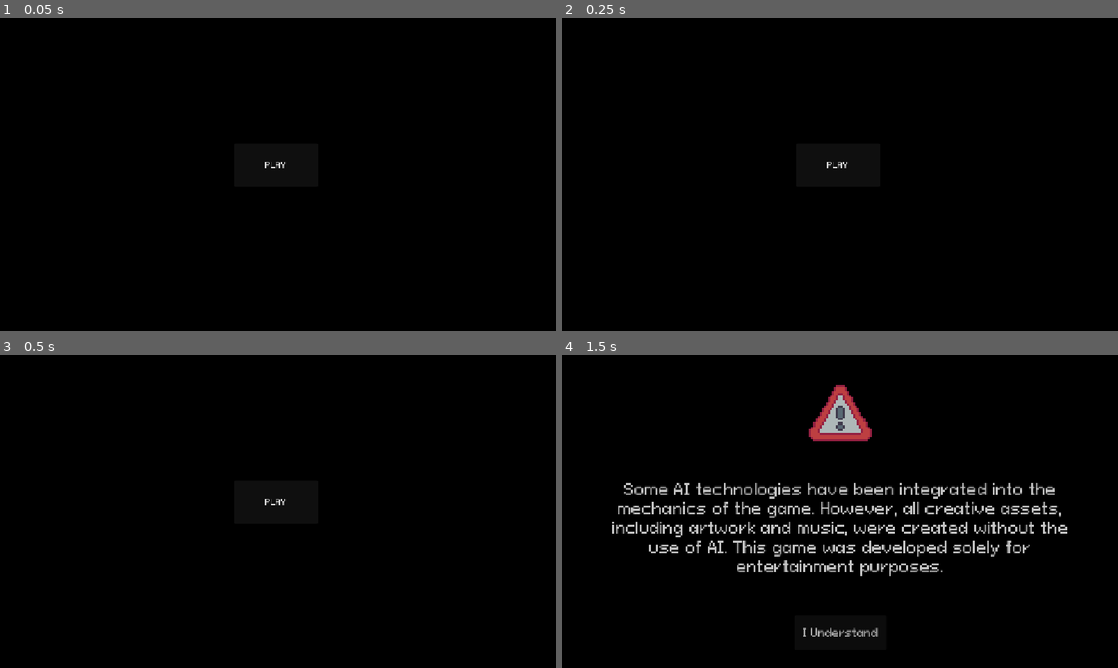
Above: before the commit, frames 1-4 (two rows, left to right).
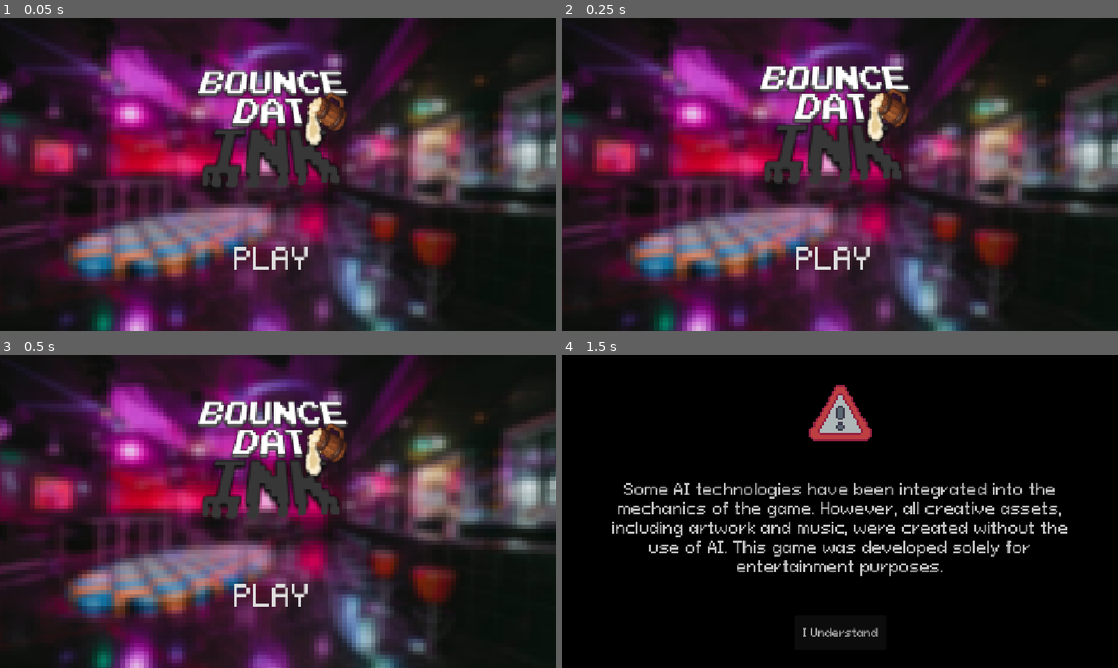
Above: after the commit, the same moments.

Repository: jyatch/bouncer-game
Game: Godot game, scene res://Scenes/Menu.tscn
The game is run twice, just before and just after one commit, with the same random seed, the same clock (stepped at 60 frames per second) and the same inputs.
Inputs:
- Up to frame 1 (0.05 s): no input
- Up to frame 2 (0.25 s): no input
- Up to frame 3 (0.5 s): no input
- Up to frame 4 (1.5 s): click "PLAY" at 0.5 s; click "I Understand" at 1.25 s

The runs differ from the first frame. In frame 1, 80% of the frame differs, in the area x 0-100%, y 0-100%; in frame 2, 80%; in frame 3, 80%; in frame 4, nothing differs.

Commit message:
Menu Screen made

Diff:
--- a/Scenes/HowToPlay.tscn
+++ b/Scenes/HowToPlay.tscn
@@ -1,7 +1,6 @@
 [gd_scene format=3 uid="uid://c7iau3nky63kh"]
 
 [ext_resource type="Script" uid="uid://dtpdxblatirtv" path="res://Scripts/how_to_play.gd" id="1_wbcyv"]
-[ext_resource type="PackedScene" uid="uid://co7sa2h6u5raj" path="res://Scenes/Main.tscn" id="2_0mtfm"]
 [ext_resource type="FontFile" uid="uid://blxtr3o4uc1kv" path="res://fonts/PixeloidSans-lxa3y.ttf" id="3_gmf7q"]
 
 [sub_resource type="CanvasTexture" id="CanvasTexture_yi6e2"]
@@ -16,7 +15,6 @@
 grow_horizontal = 2
 grow_vertical = 2
 script = ExtResource("1_wbcyv")
-game_scene = ExtResource("2_0mtfm")
 start_button = NodePath("StartButton")
 name_input = NodePath("TextureRect/NameInput")
 
@@ -55,7 +53,7 @@
 
 You are trying to get into as many BARS as possible after a day long pre-game
 
-Prove yor're not toooo drunk by drawing what the bouncer asks!
+Prove you're not toooo drunk by drawing what the bouncer asks!
 
 Have fun!
 
@@ -78,6 +76,7 @@
 offset_bottom = -140.0
 grow_horizontal = 2
 grow_vertical = 0
+theme_override_fonts/font = ExtResource("3_gmf7q")
 
 [node name="StartButton" type="Button" parent="." unique_id=281878688]
 layout_mode = 1
--- a/Scenes/Menu.tscn
+++ b/Scenes/Menu.tscn
@@ -1,19 +1,40 @@
 [gd_scene format=3 uid="uid://b0e1fynjdl35t"]
 
 [ext_resource type="FontFile" uid="uid://bl4kr2y42iggr" path="res://fonts/PixeloidMono-nAOpP.ttf" id="1_3kf3n"]
+[ext_resource type="Texture2D" uid="uid://mdwh2kjef1tq" path="res://Images/istockphoto-1053940970-612x612 (1).png" id="1_ma218"]
 [ext_resource type="Script" uid="uid://bef5bavhngai5" path="res://Scripts/Menubutton.gd" id="2_6pedr"]
+[ext_resource type="Script" uid="uid://cukmrp07bo4di" path="res://Scenes/texture_rect_2.gd" id="2_s2c3o"]
+[ext_resource type="Texture2D" uid="uid://bb5stkuodlyib" path="res://Images/Logo (2).png" id="3_syfuq"]
 
 [sub_resource type="Theme" id="Theme_beu5a"]
 default_font = ExtResource("1_3kf3n")
+default_font_size = 60
 
 [node name="Menu" type="Node2D" unique_id=1651934711]
 
+[node name="TextureRect" type="TextureRect" parent="." unique_id=599789557]
+offset_left = -25.0
+offset_top = -17.0
+offset_right = 1173.1993
+offset_bottom = 668.0
+texture = ExtResource("1_ma218")
+
+[node name="TextureRect2" type="TextureRect" parent="." unique_id=1420417828]
+offset_left = 110.0
+offset_top = -50.0
+offset_right = 1009.55566
+offset_bottom = 456.0
+texture = ExtResource("3_syfuq")
+expand_mode = 1
+script = ExtResource("2_s2c3o")
+
 [node name="Button" type="Button" parent="." unique_id=1118021962]
-offset_left = 485.0
-offset_top = 260.0
-offset_right = 659.0
-offset_bottom = 349.0
+offset_left = 433.0
+offset_top = 450.0
+offset_right = 696.0
+offset_bottom = 547.0
 theme = SubResource("Theme_beu5a")
+theme_type_variation = &"FlatButton"
 text = "PLAY"
 script = ExtResource("2_6pedr")
 
--- /dev/null
+++ b/Scenes/texture_rect_2.gd
@@ -0,0 +1,9 @@
+extends TextureRect
+
+func _ready() -> void:
+	var base_y := position.y
+	var tw := create_tween().set_loops()
+	tw.tween_property(self, "position:y", base_y - 15, 0.5)\
+		.set_trans(Tween.TRANS_SINE).set_ease(Tween.EASE_OUT)
+	tw.tween_property(self, "position:y", base_y, 0.5)\
+		.set_trans(Tween.TRANS_SINE).set_ease(Tween.EASE_IN)
Binary file added: Images/Logo (2).png
Not shown, added: Images/Logo (2).png.import
Binary file added: Images/cfr2a26f3a5974aws3.png
Not shown, added: Images/cfr2a26f3a5974aws3.png.import
Binary file added: Images/istockphoto-1053940970-612x612 (1).png
Not shown, added: Images/istockphoto-1053940970-612x612 (1).png.import
Binary file added: Images/istockphoto-1053940970-612x612.png
Not shown, added: Images/istockphoto-1053940970-612x612.png.import
Not shown, added: Scenes/texture_rect_2.gd.uid
